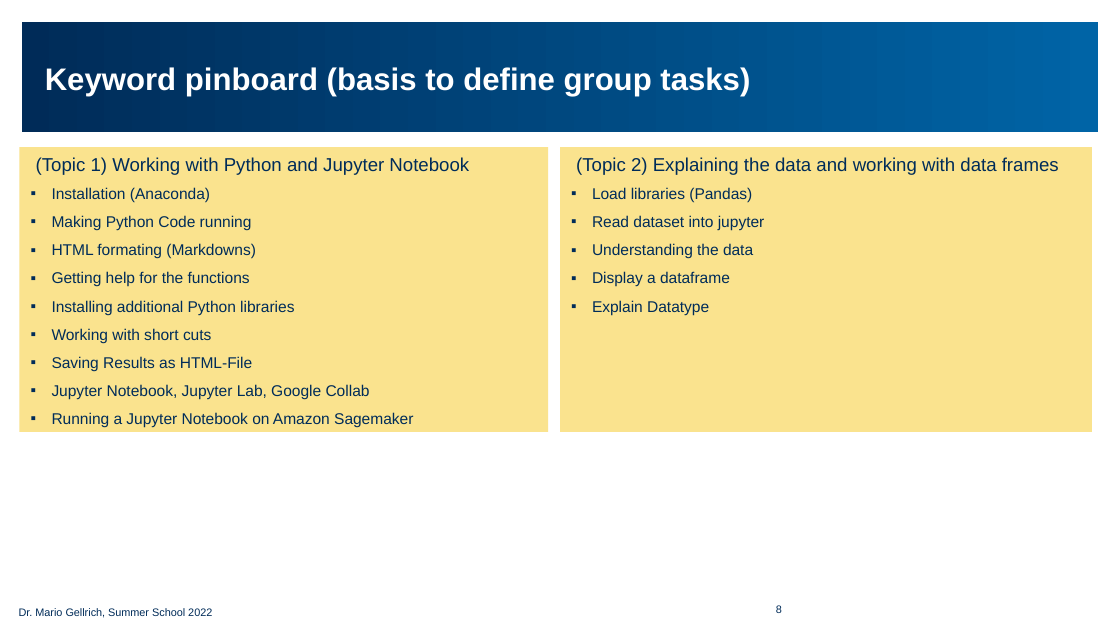
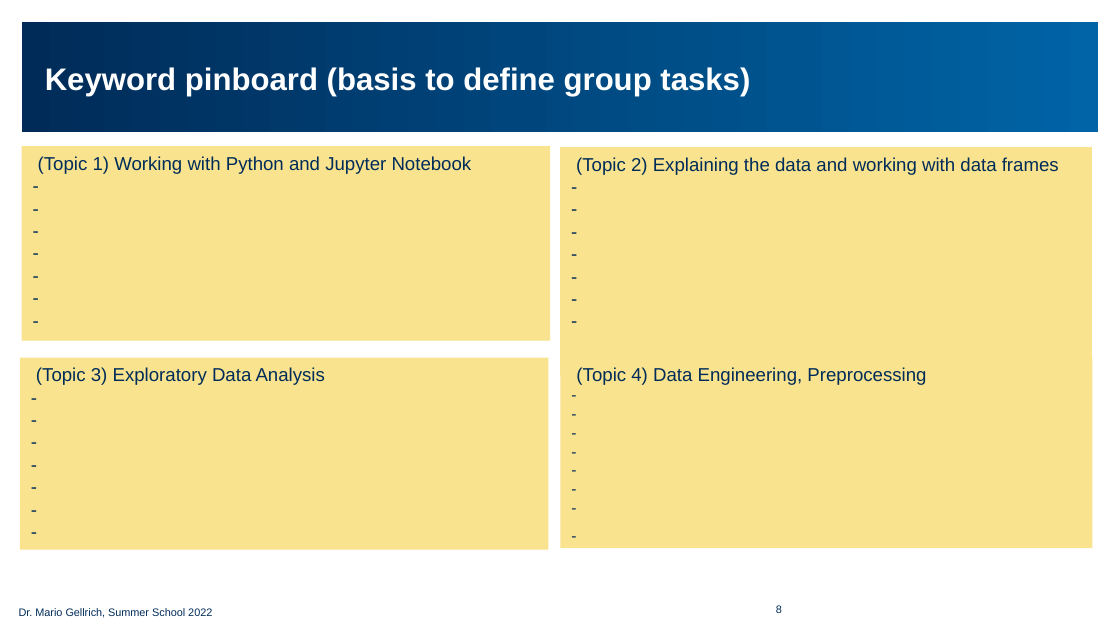
Before and after one commit to simschwab/summer_school_FS2022, a slide deck: slide 8 of Credit_Risk_Modeling/Slides_Credit_Risk_Modeling_Workshop_EN.pptx. Drawn at 1120x630 pixels with LibreOffice and Linux fonts; fonts in the diff are those of the drawing; background and template pictures are left out. Boxes give left, top, right and bottom in pixels: in the first picture for what was removed or moved away, otherwise in the second. Text is boxed around its words. In the diff, an @@ line names an element or a change of style, - is before the commit and + after.

```diff
--- a/Credit_Risk_Modeling/Slides_Credit_Risk_Modeling_Workshop_EN.pptx
+++ b/Credit_Risk_Modeling/Slides_Credit_Risk_Modeling_Workshop_EN.pptx
@@ rectangle "(Topic 1) Working with Python ..." resized from (x1=19, y1=147, x2=548, y2=431) to (x1=21, y1=147, x2=550, y2=342) @@
@@ rectangle "(Topic 2) Explaining the data ..." resized from (x1=560, y1=147, x2=1092, y2=431) to (x1=560, y1=147, x2=1092, y2=375) @@
@@ text in rectangle at (x1=52, y1=187, x2=413, y2=427): text changed; size 10 to 12 pt @@
-▪ Installation (Anaconda)
-▪ Making Python Code running
-▪ HTML formating (Markdowns)
-▪ Getting help for the functions
-▪ Installing additional Python libraries
-▪ Working with short cuts
-▪ Saving Results as HTML-File
-▪ Jupyter Notebook, Jupyter Lab, Google Collab
-▪ Running a Jupyter Notebook on Amazon Sagemaker
+-
+-
+-
+-
+-
+-
+-
@@ text in rectangle at (x1=592, y1=187, x2=765, y2=315): text changed; size 10 to 12 pt @@
-▪ Load libraries (Pandas)
-▪ Read dataset into jupyter
-▪ Understanding the data
-▪ Display a dataframe
-▪ Explain Datatype
+-
+-
+-
+-
+-
+-
+-
@@ rectangle added at (x1=20, y1=357, x2=549, y2=550), fill #FAE38E, 12 pt, text #002C59 @@
+(Topic 3) Exploratory Data Analysis
+-
+-
+-
+-
+-
+-
+-
@@ rectangle added at (x1=560, y1=357, x2=1092, y2=548), fill #FAE38E, 12 pt, text #002C59 @@
+(Topic 4) Data Engineering, Preprocessing
+-
+-
+-
+-
+-
+-
+-
+-
```
Also in this commit, not shown: 9 other slides changed, 1 slide removed, 1 other file.
